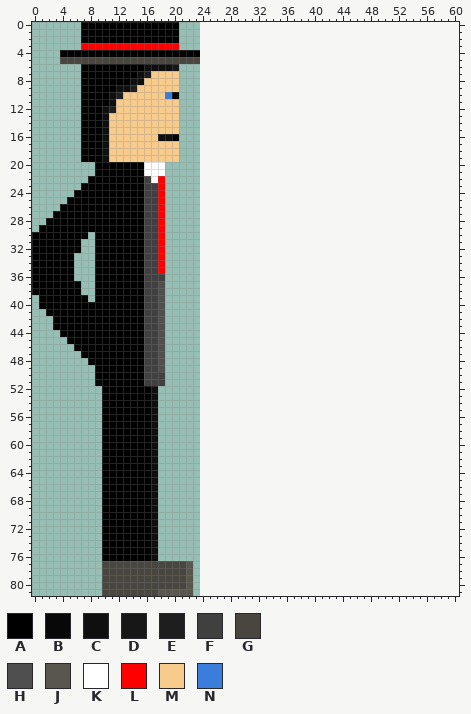
A sprite sheet gets an edit: metroidvania/assets/character.png. Above, as it was before the edit.
The file is 24x82 pixels. The old version is drawn lined up with the new one, on the new canvas.
Palette (. is transparent): A #000000  B #080808  C #0f0f0f  D #171717  E #1e1e1e  F #404040  G #494640  H #4f4f4f  J #59564e  K #ffffff  L #ff0000  M #f7cb8c  N #3b7dda
Pixels before (only the part around the change), first column x 0:
 7 .......AAAAAAAACEMMMM........................................
 8 .......AAAAAAACCMMMMM........................................
 9 .......AAAAACCEMMMMMM........................................
10 .......AAAACEMMMMMMNA........................................
11 .......AAAACMMMMMMMMM........................................
12 .......AAACEMMMMMMMMM........................................
13 .......AAACMMMMMMMMMM........................................
14 .......AAACMMMMMMMMMM........................................
15 .......AAACMMMMMMMMMM........................................
16 .......AAACMMMMMMMCCA........................................
17 .......AAACMMMMMMMMMM........................................
18 .......AAACMMMMMMMMMM........................................
19 .......AAACMMMMMMMMMM........................................
20 .........AAAAAAAKKK..........................................
21 .........AAAAAAAKKK..........................................
22 ........AAAAAAAAFKL..........................................
23 .......AAAAAAAAAFFL..........................................
24 ......AAAAAAAAAAFFL..........................................
25 .....AAAAAAAAAAAFFL..........................................
26 ....AAAAAAAAAAAAFFL..........................................
27 ...AAAAAAAAAAAAAFFL..........................................
28 ..AAAAAAAAAAAAAAFFL..........................................
29 .AAAAAAAAAAAAAAAFFL..........................................
30 AAAAAAAA.AAAAAAAFFL..........................................
31 AAAAAAA..AAAAAAAFFL..........................................
32 AAAAAAA..AAAAAAAFFL..........................................
33 AAAAAA...AAAAAAAFFL..........................................
34 AAAAAA...AAAAAAAFFL..........................................
35 AAAAAA...AAAAAAAFFL..........................................
36 AAAAAA...AAAAAAAFFF..........................................
37 AAAAAAA..AAAAAAAFFH..........................................
38 AAAAAAA..AAAAAAAFFH..........................................
39 .AAAAAAA.AAAAAAAFFH..........................................
40 .AAAAAAAAAAAAAAAFFH..........................................
41 ..AAAAAAAAAAAAAAFFH..........................................
42 ...AAAAAAAAAAAAAFFH..........................................
43 ...AAAAAAAAAAAAAFFH..........................................
44 ....AAAAAAAAAAAAFFH..........................................
45 .....AAAAAAAAAAAFFH..........................................
46 ......AAAAAAAAAAFFH..........................................
47 .......AAAAAAAAAFFH..........................................
48 ........AAAAAAAAFFH..........................................
49 .........AAAAAAAFFH..........................................
50 .........AAAAAAAFFF..........................................
51 .........BAAAAAAFFF..........................................
52 ..........AAAAAAAC...........................................
53 ..........AAAAAAAC...........................................
54 ..........AAAAAAAC...........................................
55 ..........AAAAAAAC...........................................
56 ..........AAAAAAAC...........................................
57 ..........AAAAAAAC...........................................
58 ..........AAAAAAAC...........................................
59 ..........AAAAAAAC...........................................
60 ..........AAAAAAAC...........................................
61 ..........AAAAAAAC...........................................
62 ..........AAAAAAAC...........................................
63 ..........AAAAAAAC...........................................
64 ..........AAAAAAAC...........................................
65 ..........AAAAAAAC...........................................
And afterwards:
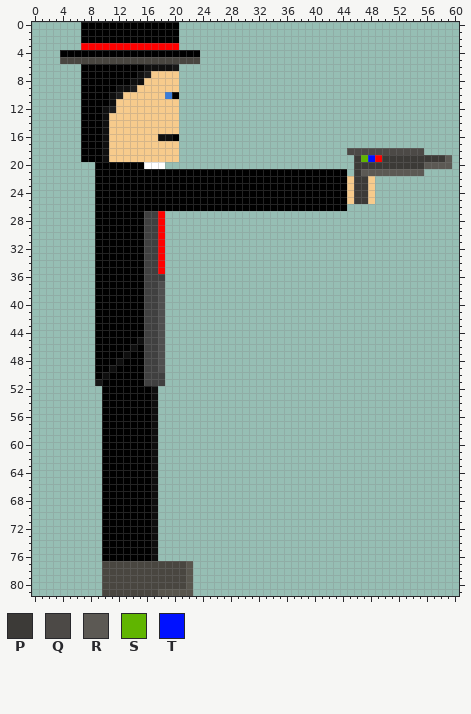
Colours new in this view: P #3c3a37  Q #4c4946  R #5c5954  S #60b500  T #0011ff
The exact change:
canvas 24x82 -> 61x82
There is now colour A in rows 21 to 26 at x 19 to 44.
The edit turns colour F into colour A in row 22 at x 16; in rows 23 to 26 at x 16 to 17.
The edit turns colour K into colour A in row 21 at x 16 to 18; in row 22 at x 17.
The edit turns colour L into colour A in rows 22 to 26 at x 18.
The edit turns colour A into colour C in row 45 at x 15; in row 46 at x 14; in row 47 at x 13; in row 48 at x 12; in row 49 at x 11; in row 50 at x 10.
The edit turns colour B into colour D in row 51 at x 9.
There is now colour L in row 19 at x 49.
There is now colour M in rows 22 to 25 at x 45 and 48.
There is now colour P in row 19 at x 46 and 50 to 58; in row 20 at x 46 to 55; in row 21 at x 46; in rows 22 to 25 at x 46 to 47.
There is now colour Q in row 18 at x 45 to 55.
There is now colour R in row 19 at x 59; in row 20 at x 56 to 59; in row 21 at x 47 to 55.
There is now colour S in row 19 at x 47.
There is now colour T in row 19 at x 48.
The edit erases colour A in row 22 at x 8; in row 23 at x 7 to 8; in row 24 at x 6 to 8; in row 25 at x 5 to 8; in row 26 at x 4 to 8; in row 27 at x 3 to 8.
The edit erases colour A in row 28 at x 2 to 8; in row 29 at x 1 to 8; in row 30 at x 0 to 7; in rows 31 to 32 at x 0 to 6; in rows 33 to 36 at x 0 to 5; in rows 37 to 38 at x 0 to 6.
The edit erases colour A in row 39 at x 1 to 7; in row 40 at x 1 to 8; in row 41 at x 2 to 8; in rows 42 to 43 at x 3 to 8; in row 44 at x 4 to 8; in row 45 at x 5 to 8.
The edit erases colour A in row 46 at x 6 to 8; in row 47 at x 7 to 8; in row 48 at x 8.
